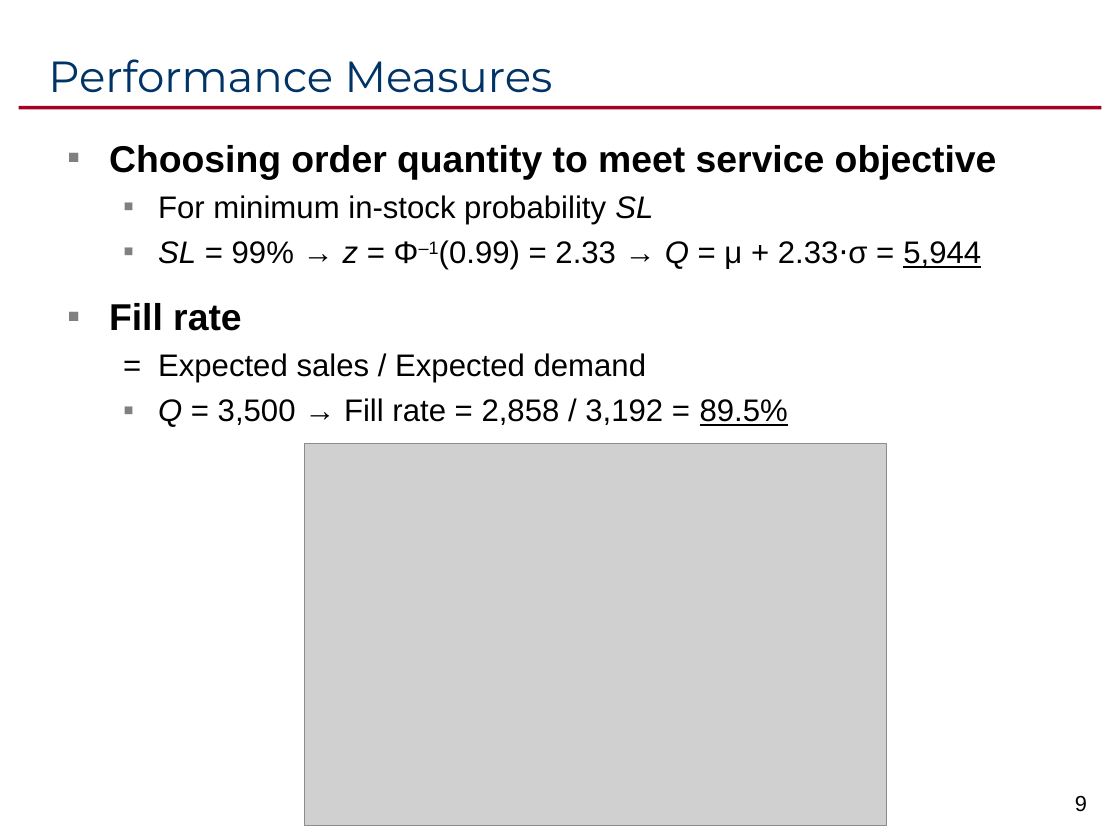
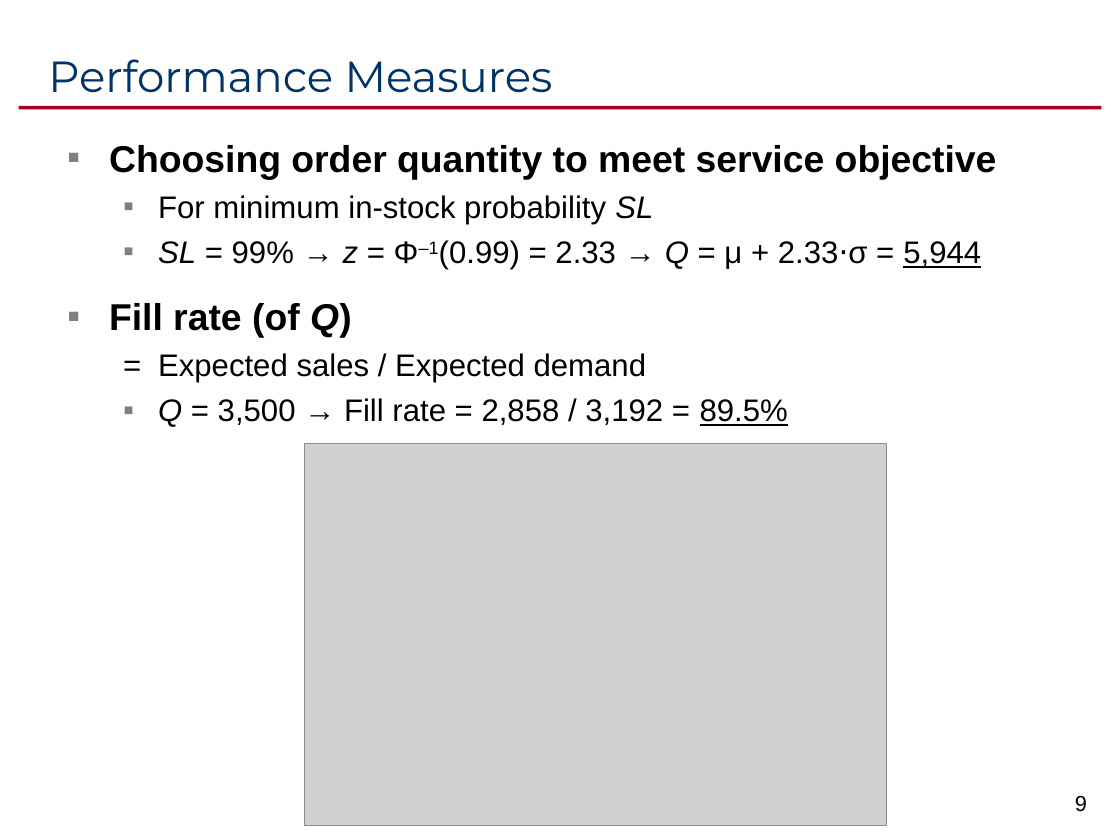
Before and after one commit to ikelab/courses, a slide deck: slide 9 of pm2016/c12.ppt. Drawn at 1120x840 pixels with LibreOffice and Linux fonts; fonts in the diff are those of the drawing; grey boxes stand for pictures. Boxes give left, top, right and bottom in pixels: in the first picture for what was removed or moved away, otherwise in the second. Text is boxed around its words. In the diff, an @@ line names an element or a change of style, - is before the commit and + after.

```diff
--- a/pm2016/c12.ppt
+++ b/pm2016/c12.ppt
@@ text at (109,303,351,338): text changed @@
-▪ Fill rate
+▪ Fill rate (of Q)
```
Also in this commit, not shown: 5 other slides changed, 1 other file.
